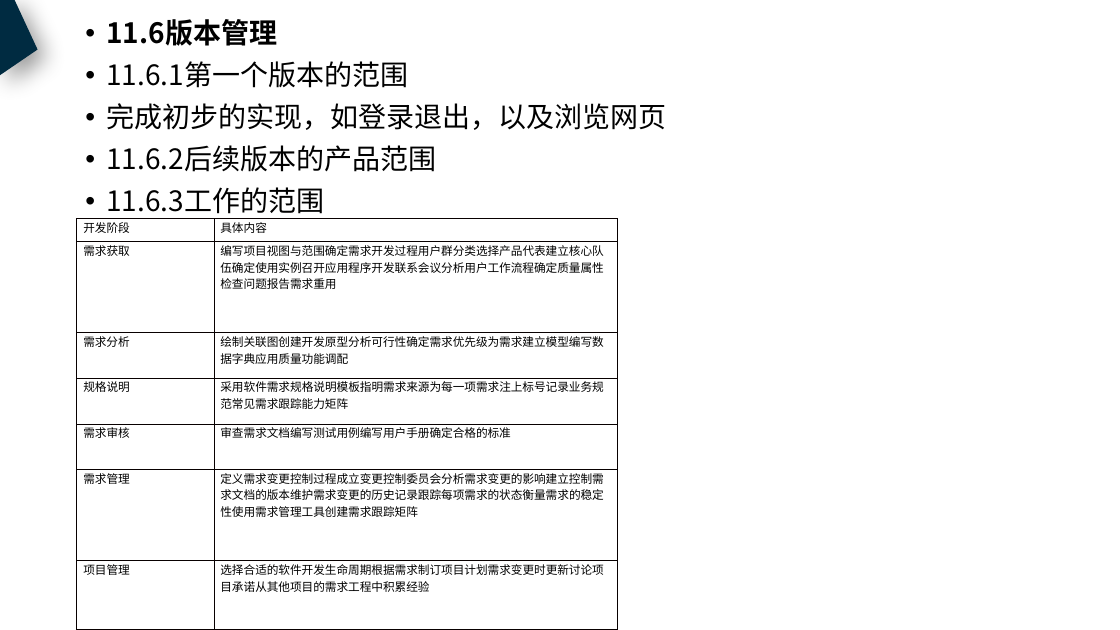
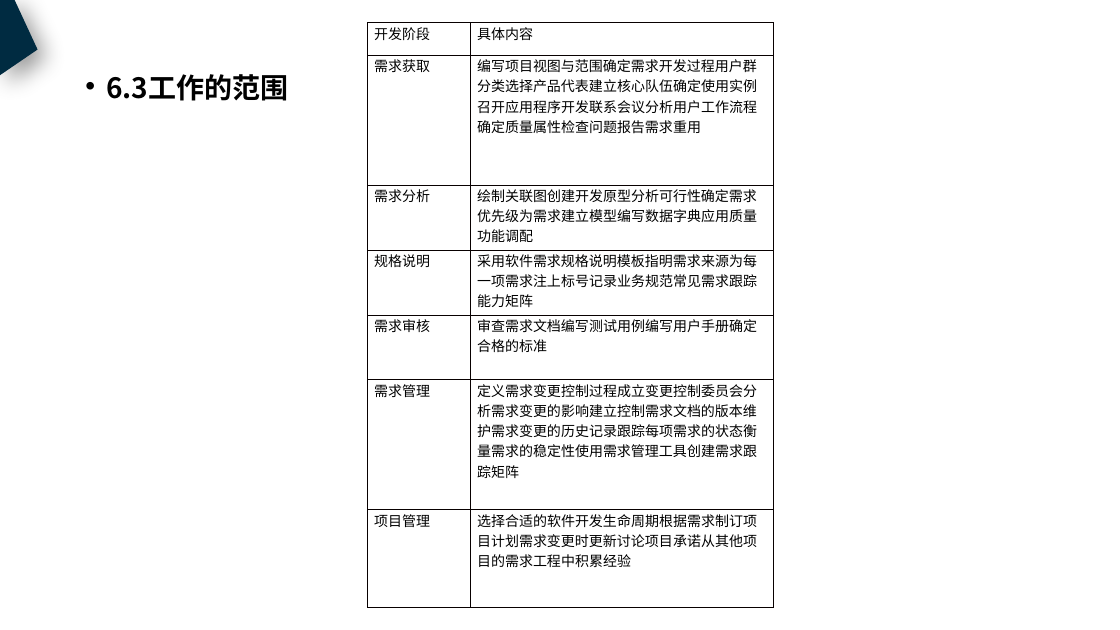
Before and after one commit to PRD2018-G18/PRD2018, a slide deck: slide 35 of 非受控文档/过程文档/需求工程计划.pptx (slide 57 before the commit). Drawn at 1120x630 pixels with LibreOffice and Linux fonts; fonts in the diff are those of the drawing. Boxes give left, top, right and bottom in pixels: in the first picture for what was removed or moved away, otherwise in the second. Text is boxed around its words. In the diff, an @@ line names an element or a change of style, - is before the commit and + after.

```diff
--- a/非受控文档/过程文档/需求工程计划.pptx
+++ b/非受控文档/过程文档/需求工程计划.pptx
@@ table at (368, 23, 774, 607) @@
@@ size 10 to 12 pt @@
@@ table: place and size @@
-table at (77, 219, 618, 630)
+table at (368, 23, 774, 607)
@@ text at (106, 74, 288, 101): text changed; bold on @@
-• 11.6版本管理
-• 11.6.1第一个版本的范围
-• 完成初步的实现，如登录退出，以及浏览网页
-• 11.6.2后续版本的产品范围
-• 11.6.3工作的范围
+• 6.3工作的范围
```
Also in this commit, not shown: 47 other slides changed, 18 slides added, 1 slide removed.
